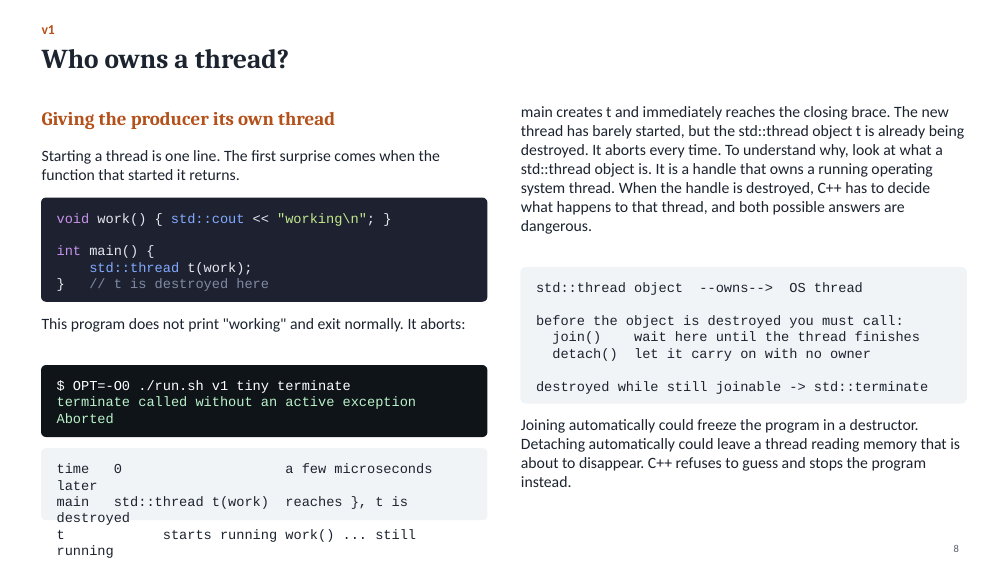
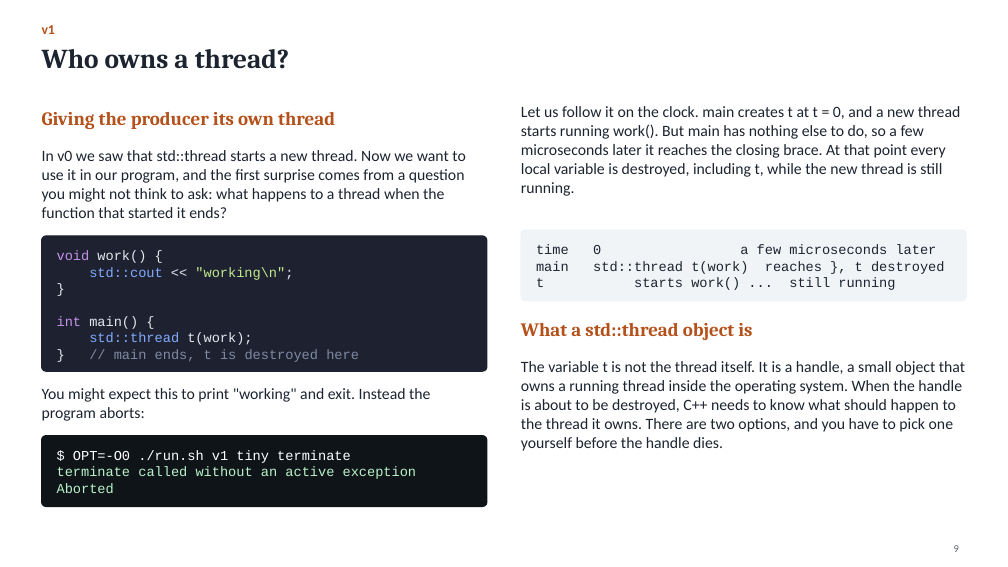
Before and after one commit to Kumarutkarsh9470/Project, a slide deck: slide 9 of Queue_Course.pptx (slide 8 before the commit). Drawn at 1008x567 pixels with LibreOffice and Linux fonts; fonts in the diff are those of the drawing. Boxes give left, top, right and bottom in pixels: in the first picture for what was removed or moved away, otherwise in the second. Text is boxed around its words. In the diff, an @@ line names an element or a change of style, - is before the commit and + after.

```diff
--- a/Queue_Course.pptx
+++ b/Queue_Course.pptx
@@ text removed at box(521, 106, 964, 234) @@
-main creates t and immediately reaches the closing brace. The new thread has barely started, but the std::thread object t is already being destroyed. It aborts every time. To understand why, look at what a std::thread object is. It is a handle that owns a running operating system thread. When the handle is destroyed, C++ has to decide what happens to that thread, and both possible answers are dangerous.
@@ text added at box(521, 106, 960, 196), 15 pt, text #1C2430 @@
+Let us follow it on the clock. main creates t at t = 0, and a new thread starts running work(). But main has nothing else to do, so a few microseconds later it reaches the closing brace. At that point every local variable is destroyed, including t, while the new thread is still running.
@@ text at box(42, 150, 465, 218): text changed @@
-Starting a thread is one line. The first surprise comes when the function that started it returns.
+In v0 we saw that std::thread starts a new thread. Now we want to use it in our program, and the first surprise comes from a question you might not think to ask: what happens to a thread when the function that started it ends?
@@ rounded rectangle: place and size @@
-rounded rectangle at box(42, 198, 487, 302)
+rounded rectangle at box(42, 236, 487, 371)
@@ rounded rectangle at box(42, 236, 487, 371): proportions changed @@
@@ rounded rectangle at box(521, 230, 966, 301): proportions changed @@
@@ rounded rectangle: place and size @@
-rounded rectangle at box(521, 268, 966, 403)
+rounded rectangle at box(521, 230, 966, 301)
@@ text at box(57, 250, 293, 280): text changed @@
-void work() { std::cout << "working\n"; }
+void work() {
+std::cout << "working\n";
+}
@@ text "void work() {": place and size @@
-text "void work() {" at box(57, 213, 375, 291)
+text "void work() {" at box(57, 250, 359, 362)
@@ text "time 0 a few microseconds ...": place and size @@
-text "time 0 a few microseconds ..." at box(57, 463, 432, 558)
+text "time 0 a few microseconds ..." at box(536, 244, 945, 290)
@@ text at box(593, 261, 945, 290): text changed @@
-main std::thread t(work) reaches }, t is destroyed
-t starts running work() ... still running
+main std::thread t(work) reaches }, t destroyed
+t starts work() ... still running
@@ text added at box(521, 323, 752, 340), 18 pt, text #B4501A, bold @@
+What a std::thread object is
@@ text at box(114, 349, 359, 362): text changed @@
-} // t is destroyed here
+} // main ends, t is destroyed here
@@ text at box(42, 388, 430, 421): text changed @@
-This program does not print "working" and exit normally. It aborts:
+You might expect this to print "working" and exit. Instead the program aborts:
@@ text at box(521, 361, 965, 451): text changed; size 13 to 15 pt; font Courier New to Calibri @@
-std::thread object --owns--> OS thread
-before the object is destroyed you must call:
-join() wait here until the thread finishes
-detach() let it carry on with no owner
-destroyed while still joinable -> std::terminate
+The variable t is not the thread itself. It is a handle, a small object that owns a running thread inside the operating system. When the handle is about to be destroyed, C++ needs to know what should happen to the thread it owns. There are two options, and you have to pick one yourself before the handle dies.
@@ text removed at box(521, 419, 960, 487) @@
-Joining automatically could freeze the program in a destructor. Detaching automatically could leave a thread reading memory that is about to disappear. C++ refuses to guess and stops the program instead.
@@ rounded rectangle: place and size @@
-rounded rectangle at box(42, 366, 487, 437)
+rounded rectangle at box(42, 436, 487, 507)
@@ rounded rectangle removed at box(42, 448, 487, 520) @@
@@ text "$ OPT=-O0 ./run.sh v1 tiny ...": place and size @@
-text "$ OPT=-O0 ./run.sh v1 tiny ..." at box(57, 380, 417, 423)
+text "$ OPT=-O0 ./run.sh v1 tiny ..." at box(57, 450, 417, 493)
```
Also in this commit, not shown: 49 other slides changed, 37 slides added, 14 slides removed, 5 other files.
